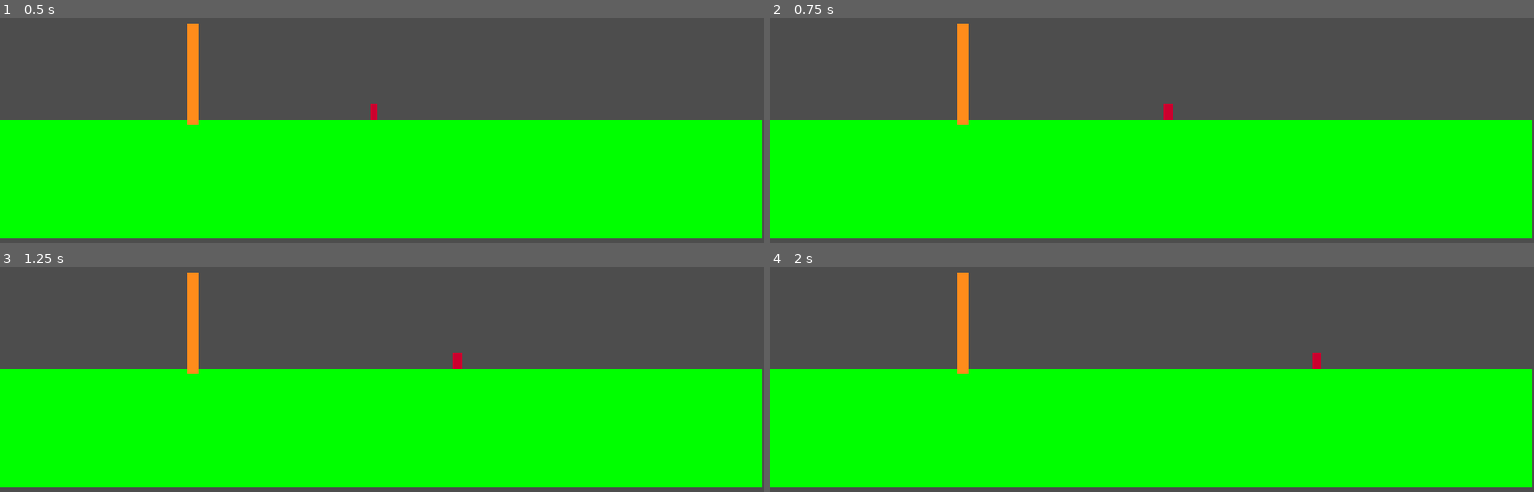
Above: before the commit, frames 1-4 (two rows, left to right).
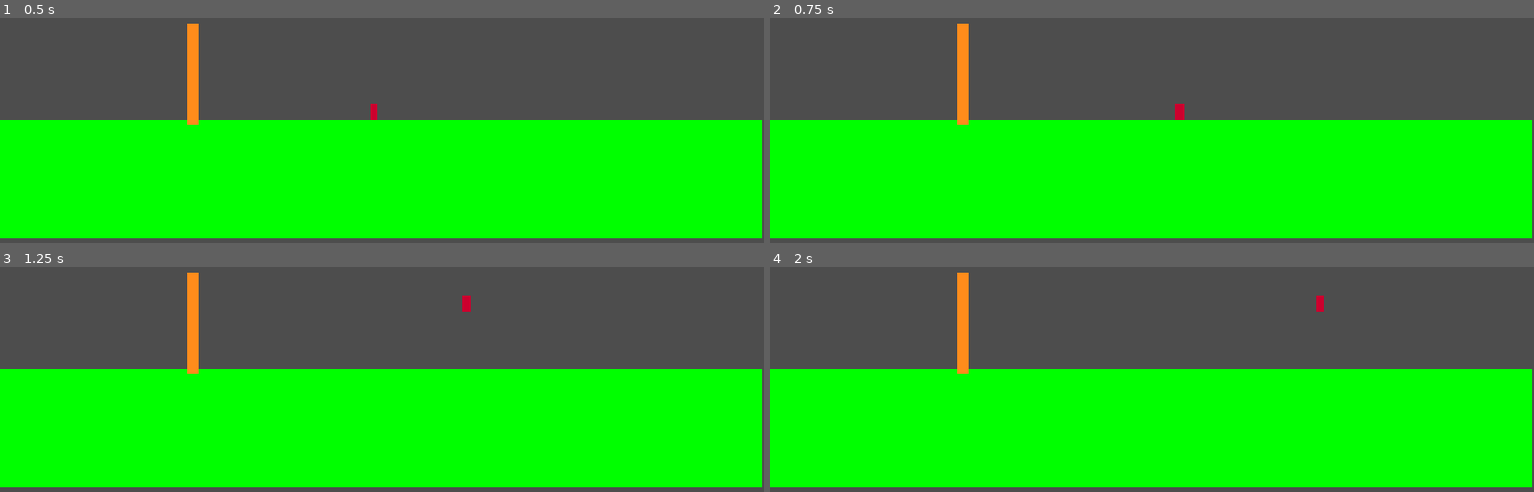
Above: after the commit, the same moments.

Repository: andre-felipe-wonsik-alves/seinfo-26
Game: Godot game, scene res://Scenes/root.tscn
Same seed, same stepped clock (60 frames per second), same inputs: the game is played once before the commit and once after it. The project has no main scene, so this scene is started directly.
Inputs:
- Up to frame 1 (0.5 s): no input
- Up to frame 2 (0.75 s): hold D (right) from 0.53 s (still down); hold Shift (run, bound only after the commit) from 0.53 s (still down)
- Up to frame 3 (1.25 s): keep holding D (right); keep holding Shift (run, bound only after the commit); tap Space (jump, bound only after the commit) at 0.77, 0.8, 1.07 s
- Up to frame 4 (2 s): keep holding D (right); release Shift (run, bound only after the commit) at 1.28 s; tap Space (jump, bound only after the commit) at 1.35, 1.52, 1.82 s; tap Shift (run, bound only after the commit) at 1.55 s

Frame 1 is identical in both runs. In frame 2, 0.2% of the frame differs, in the area x 51-55%, y 38-46%; in frame 3, 0.2%; in frame 4, 0.2%.

Commit message:
feat: state machine

Diff:
--- a/Jogo/Scenes/player.tscn
+++ b/Jogo/Scenes/player.tscn
@@ -3,6 +3,13 @@
 [ext_resource type="Script" uid="uid://b8t4d1xecaopc" path="res://Scripts/player.gd" id="1_cvnsp"]
 [ext_resource type="Script" uid="uid://2an7o7ygeo8g" path="res://Scripts/Components/InputComponent.gd" id="1_v0iea"]
 [ext_resource type="Script" uid="uid://dwfp3bw0nq5o0" path="res://Scripts/Components/MovementComponent.gd" id="3_6t5aa"]
+[ext_resource type="Script" uid="uid://cchjualpsj40j" path="res://Scripts/StateMachine/state_machine.gd" id="4_vgqql"]
+[ext_resource type="Script" uid="uid://cg21epju0b1o1" path="res://Scripts/StateMachine/States/idle_state.gd" id="5_tx1dd"]
+[ext_resource type="Script" uid="uid://rp5vdf4yrlap" path="res://Scripts/StateMachine/States/walking_state.gd" id="6_gymyn"]
+[ext_resource type="Script" uid="uid://q1rmg322d5xy" path="res://Scripts/StateMachine/States/running_state.gd" id="7_pu2lt"]
+[ext_resource type="Script" uid="uid://csxgmebla7i0i" path="res://Scripts/StateMachine/States/jumping_state.gd" id="8_ukyrk"]
+[ext_resource type="Script" uid="uid://blo1bsf0hv3kr" path="res://Scripts/StateMachine/States/falling_state.gd" id="9_7dp3o"]
+[ext_resource type="Script" uid="uid://dgwqkdg1x6s3e" path="res://Scripts/StateMachine/States/climbing_state.gd" id="10_h4iuc"]
 
 [sub_resource type="RectangleShape2D" id="RectangleShape2D_86cna"]
 
@@ -41,3 +48,33 @@
 model = NodePath("../MeshInstance2D")
 speed = 300.0
 metadata/_custom_type_script = "uid://dwfp3bw0nq5o0"
+
+[node name="StateMachine" type="Node" parent="." unique_id=1515895539 node_paths=PackedStringArray("initial_state")]
+unique_name_in_owner = true
+script = ExtResource("4_vgqql")
+initial_state = NodePath("Idle")
+metadata/_custom_type_script = "uid://cchjualpsj40j"
+
+[node name="Idle" type="Node" parent="StateMachine" unique_id=1152976743]
+script = ExtResource("5_tx1dd")
+metadata/_custom_type_script = "uid://cg21epju0b1o1"
+
+[node name="Walking" type="Node" parent="StateMachine" unique_id=167927394]
+script = ExtResource("6_gymyn")
+metadata/_custom_type_script = "uid://rp5vdf4yrlap"
+
+[node name="Running" type="Node" parent="StateMachine" unique_id=360193843]
+script = ExtResource("7_pu2lt")
+metadata/_custom_type_script = "uid://q1rmg322d5xy"
+
+[node name="Jumping" type="Node" parent="StateMachine" unique_id=963591037]
+script = ExtResource("8_ukyrk")
+metadata/_custom_type_script = "uid://csxgmebla7i0i"
+
+[node name="Falling" type="Node" parent="StateMachine" unique_id=1487047555]
+script = ExtResource("9_7dp3o")
+metadata/_custom_type_script = "uid://blo1bsf0hv3kr"
+
+[node name="Climbing" type="Node" parent="StateMachine" unique_id=388915034]
+script = ExtResource("10_h4iuc")
+metadata/_custom_type_script = "uid://dgwqkdg1x6s3e"
--- a/Jogo/Scripts/Components/InputComponent.gd
+++ b/Jogo/Scripts/Components/InputComponent.gd
@@ -1,6 +1,12 @@
 class_name InputComponent extends Node
 
 var move_dir: Vector2 = Vector2.ZERO
+var jump_just_pressed: bool = false
+var run_pressed: bool = false
+var up_pressed: bool = false
 
 func update() -> void:
 	move_dir = Input.get_vector("left","right","up","down")
+	jump_just_pressed = Input.is_action_just_pressed("jump")
+	run_pressed = Input.is_action_pressed("run")
+	up_pressed = Input.is_action_pressed("up")
--- a/Jogo/Scripts/Components/MovementComponent.gd
+++ b/Jogo/Scripts/Components/MovementComponent.gd
@@ -4,32 +4,41 @@
 @export var model: Node2D
 @export var speed := 10.0
 @export var gravity_multiplier := 3.0
+@export var jump_force := 1000.0
+@export var climb_speed_scale := 0.6
+@export var run_multiplier := 1.6
 
-var direction: Vector2 = Vector2.ZERO
 var can_climb: bool = false
 
-func execute(delta: float) -> void:
+
+func move_horizontal(dir_x: float, speed_scale: float = 1.0) -> void:
 	if body == null:
 		return
+	body.velocity.x = dir_x * speed * speed_scale
 
-	body.velocity.x = direction.x * speed
 
-	# Escalada e Gravidade
-	if can_climb and direction.y != 0:
-		_climb()
-	elif can_climb:
-		_stay()
-	else:
-		if not body.is_on_floor():
-			body.velocity += body.get_gravity() * delta * gravity_multiplier
+func apply_gravity(delta: float) -> void:
+	if body == null:
+		return
+	body.velocity += body.get_gravity() * delta * gravity_multiplier
 
-	body.move_and_slide()
+func jump() -> void:
+	if body == null:
+		return
+	body.velocity.y = -jump_force
+
+func climb(dir_y: float) -> void:
+	if body == null:
+		return
+	body.velocity.y = dir_y * speed
+
+func stop_vertical() -> void:
+	if body:
+		body.velocity.y = 0.0
 
 func _on_can_climb(value: bool) -> void:
 	can_climb = value
 
-func _climb() -> void:
-	body.velocity.y = direction.y * speed
-
-func _stay() -> void:
-	body.velocity.y = 0
+func move_and_slide() -> void:
+	if body:
+		body.move_and_slide()
--- /dev/null
+++ b/Jogo/Scripts/StateMachine/States/climbing_state.gd
@@ -0,0 +1,25 @@
+class_name ClimbingState extends State
+
+func enter() -> void:
+	player.movement_component.stop_vertical()
+
+func physics_update(delta: float) -> void:
+	var input := player.input_component
+	var movement := player.movement_component
+
+	if not movement.can_climb:
+		if movement.body.velocity.y <= 0.0:
+			movement.stop_vertical()
+			state_machine.transition_to("Idle")
+		else:
+			state_machine.transition_to("Falling")
+		return
+
+	movement.move_horizontal(input.move_dir.x, movement.climb_speed_scale)
+	movement.climb(input.move_dir.y)
+
+	if player.is_on_floor() and input.move_dir.y >= 0.0 and not input.up_pressed:
+		state_machine.transition_to("Idle")
+		return
+
+	movement.move_and_slide()
--- /dev/null
+++ b/Jogo/Scripts/StateMachine/States/falling_state.gd
@@ -0,0 +1,24 @@
+class_name FallingState extends State
+
+func physics_update(delta: float) -> void:
+	var input := player.input_component
+	var movement := player.movement_component
+
+	movement.move_horizontal(input.move_dir.x)
+	movement.apply_gravity(delta)
+
+	if movement.can_climb and input.up_pressed:
+		state_machine.transition_to("Climbing")
+		return
+
+	if player.is_on_floor():
+		if input.move_dir.x != 0.0:
+			if input.run_pressed:
+				state_machine.transition_to("Running")
+			else:
+				state_machine.transition_to("Walking")
+		else:
+			state_machine.transition_to("Idle")
+		return
+
+	movement.move_and_slide()
--- /dev/null
+++ b/Jogo/Scripts/StateMachine/States/idle_state.gd
@@ -0,0 +1,31 @@
+class_name IdleState extends State
+
+func enter() -> void:
+	player.movement_component.move_horizontal(0.0)
+
+func physics_update(delta: float) -> void:
+	var input := player.input_component
+	var movement := player.movement_component
+
+	if not player.is_on_floor():
+		movement.apply_gravity(delta)
+		state_machine.transition_to("Falling")
+		return
+
+	if movement.can_climb and input.up_pressed:
+		state_machine.transition_to("Climbing")
+		return
+
+	if input.jump_just_pressed:
+		state_machine.transition_to("Jumping")
+		return
+
+	if input.move_dir.x != 0.0:
+		if input.run_pressed:
+			state_machine.transition_to("Running")
+		else:
+			state_machine.transition_to("Walking")
+
+		return
+
+	movement.move_and_slide()
--- /dev/null
+++ b/Jogo/Scripts/StateMachine/States/jumping_state.gd
@@ -0,0 +1,21 @@
+class_name JumpingState extends State
+
+func enter() -> void:
+	player.movement_component.jump()
+
+func physics_update(delta: float) -> void:
+	var input := player.input_component
+	var movement := player.movement_component
+
+	movement.move_horizontal(input.move_dir.x)
+	movement.apply_gravity(delta)
+
+	if movement.can_climb and input.up_pressed:
+		state_machine.transition_to("Climbing")
+		return
+
+	if player.velocity.y >= 0.0:
+		state_machine.transition_to("Falling")
+		return
+
+	movement.move_and_slide()
--- /dev/null
+++ b/Jogo/Scripts/StateMachine/States/running_state.gd
@@ -0,0 +1,30 @@
+class_name RunningState extends State
+
+func physics_update(delta: float) -> void:
+	var input := player.input_component
+	var movement := player.movement_component
+
+	movement.move_horizontal(input.move_dir.x, movement.run_multiplier)
+
+	if not player.is_on_floor():
+		movement.apply_gravity(delta)
+		state_machine.transition_to("Falling")
+		return
+
+	if movement.can_climb and input.up_pressed:
+		state_machine.transition_to("Climbing")
+		return
+
+	if input.jump_just_pressed:
+		state_machine.transition_to("Jumping")
+		return
+
+	if input.move_dir.x == 0.0:
+		state_machine.transition_to("Idle")
+		return
+
+	if not input.run_pressed:
+		state_machine.transition_to("Walking")
+		return
+
+	movement.move_and_slide()
--- /dev/null
+++ b/Jogo/Scripts/StateMachine/States/walking_state.gd
@@ -0,0 +1,30 @@
+class_name WalkingState extends State
+
+func physics_update(delta: float) -> void:
+	var input := player.input_component
+	var movement := player.movement_component
+
+	movement.move_horizontal(input.move_dir.x)
+
+	if not player.is_on_floor():
+		movement.apply_gravity(delta)
+		state_machine.transition_to("Falling")
+		return
+
+	if movement.can_climb and input.up_pressed:
+		state_machine.transition_to("Climbing")
+		return
+
+	if input.jump_just_pressed:
+		state_machine.transition_to("Jumping")
+		return
+
+	if input.move_dir.x == 0.0:
+		state_machine.transition_to("Idle")
+		return
+
+	if input.run_pressed:
+		state_machine.transition_to("Running")
+		return
+
+	movement.move_and_slide()
--- /dev/null
+++ b/Jogo/Scripts/StateMachine/state.gd
@@ -0,0 +1,13 @@
+class_name State extends Node
+
+var player: Player
+var state_machine: StateMachine
+
+func enter() -> void:
+	pass
+
+func exit() -> void:
+	pass
+
+func physics_update(_delta: float) -> void:
+	pass
--- /dev/null
+++ b/Jogo/Scripts/StateMachine/state_machine.gd
@@ -0,0 +1,45 @@
+class_name StateMachine extends Node
+
+@export var initial_state: State
+var current_state: State
+var states: Dictionary = {}
+@onready var player: Player = get_parent() as Player
+
+func _ready() -> void:
+	if not player.is_node_ready():
+		await player.ready
+
+	for child in get_children():
+		if child is State:
+			states[child.name] = child
+			child.player = player
+			child.state_machine = self
+
+	if initial_state:
+		_change_state(initial_state)
+	else:
+		push_warning("StateMachine sem initial_state definido no Inspetor")
+
+
+func physics_update(delta: float) -> void:
+	if current_state:
+		current_state.physics_update(delta)
+
+
+func transition_to(state_name: StringName) -> void:
+	if not states.has(state_name):
+		push_warning("Estado '%s' não existe como filho da MachineState" % state_name)
+
+	var new_state: State = states[state_name]
+	if new_state == current_state:
+		return
+
+	_change_state(new_state)
+
+
+func _change_state(new_state: State) -> void:
+	if current_state:
+		current_state.exit()
+
+	current_state = new_state
+	current_state.enter()
--- a/Jogo/Scripts/player.gd
+++ b/Jogo/Scripts/player.gd
@@ -2,11 +2,10 @@
 
 @onready var input_component: InputComponent = %InputComponent
 @onready var movement_component: MovementComponent = %MovementComponent
+@onready var state_machine: StateMachine = %StateMachine
 
 func _physics_process(delta: float) -> void:
 	# Lendo os inputs
 	input_component.update()
 
-	# Mexendo a mesh
-	movement_component.direction = input_component.move_dir
-	movement_component.execute(delta)
+	state_machine.physics_update(delta)
--- a/Jogo/project.godot
+++ b/Jogo/project.godot
@@ -44,6 +44,16 @@
 "events": [Object(InputEventKey,"resource_local_to_scene":false,"resource_name":"","device":-1,"window_id":0,"alt_press …(192 unchanged characters)…
 ]
 }
+jump={
+"deadzone": 0.2,
+"events": [Object(InputEventKey,"resource_local_to_scene":false,"resource_name":"","device":-1,"window_id":0,"alt_pressed":false,"shift_pressed":false,"ctrl_pressed":false,"meta_pressed":false,"pressed":false,"keycode":0,"physical_keycode":32,"key_label":0,"unicode":32,"location":0,"echo":false,"script":null)
+]
+}
+run={
+"deadzone": 0.2,
+"events": [Object(InputEventKey,"resource_local_to_scene":false,"resource_name":"","device":-1,"window_id":0,"alt_pressed":false,"shift_pressed":false,"ctrl_pressed":false,"meta_pressed":false,"pressed":false,"keycode":0,"physical_keycode":4194325,"key_label":0,"unicode":0,"location":0,"echo":false,"script":null)
+]
+}
 
 [physics]
 
Not shown, added: Jogo/Scripts/StateMachine/States/climbing_state.gd.uid
Not shown, added: Jogo/Scripts/StateMachine/States/falling_state.gd.uid
Not shown, added: Jogo/Scripts/StateMachine/States/idle_state.gd.uid
Not shown, added: Jogo/Scripts/StateMachine/States/jumping_state.gd.uid
Not shown, added: Jogo/Scripts/StateMachine/States/running_state.gd.uid
Not shown, added: Jogo/Scripts/StateMachine/States/walking_state.gd.uid
Not shown, added: Jogo/Scripts/StateMachine/state.gd.uid
Not shown, added: Jogo/Scripts/StateMachine/state_machine.gd.uid
Not shown, added: Materiais da aula/Roteiro prática SEINFO 26.md
